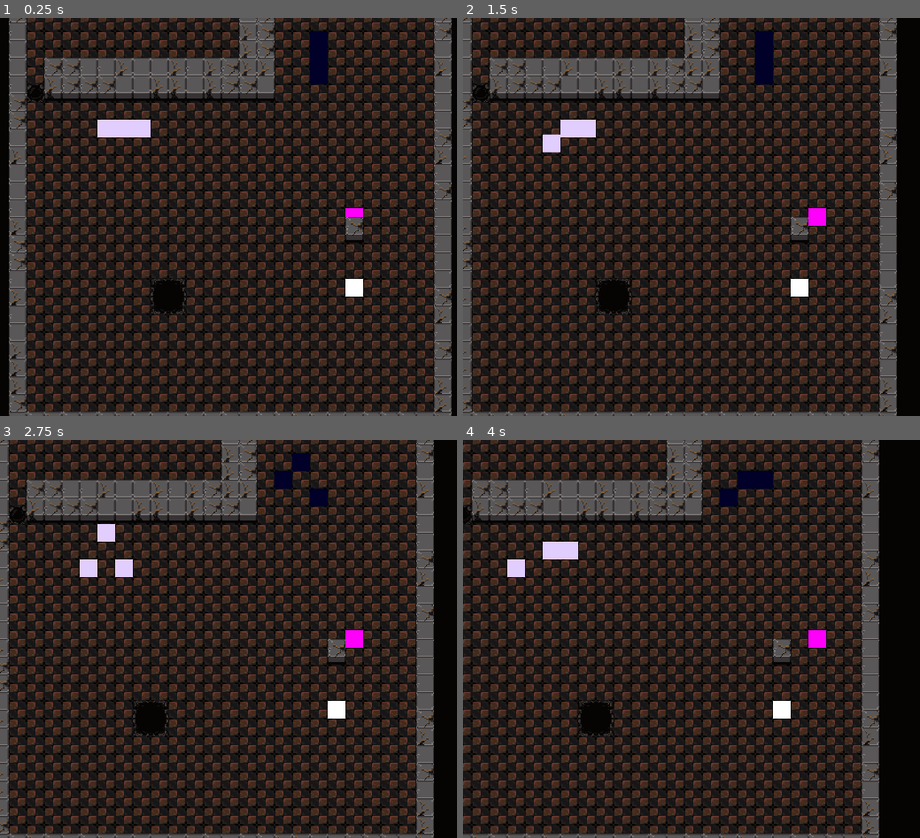
Above: before the commit, frames 1-4 (two rows, left to right).
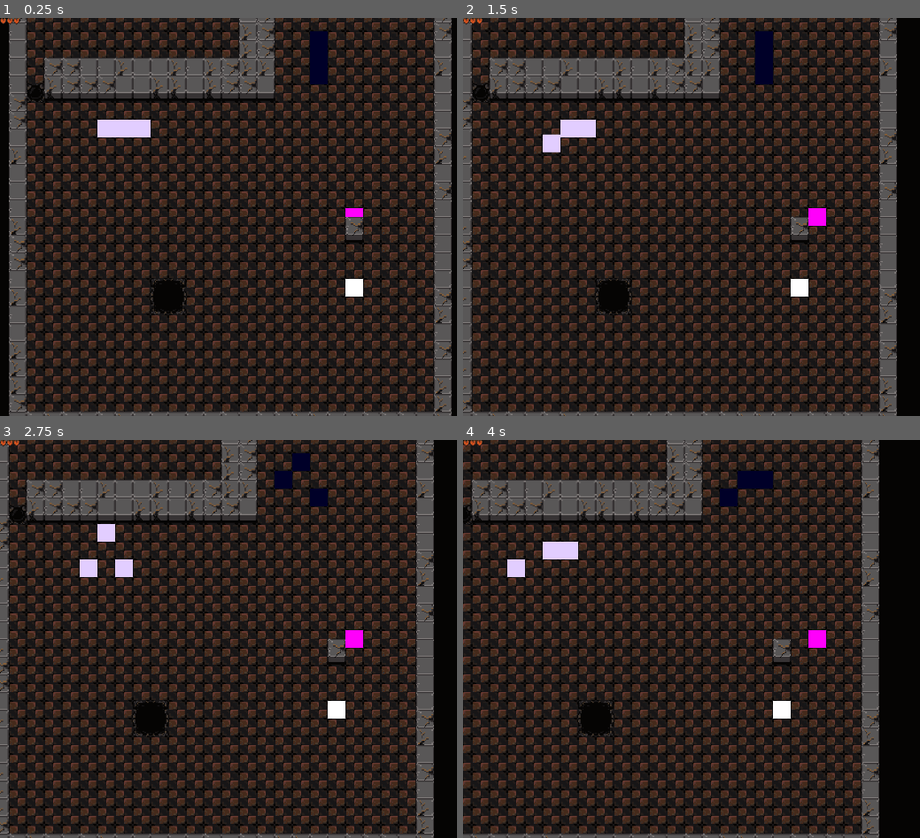
Above: after the commit, the same moments.

Repository: impstudio2024/Brackeys2024-2
Game: Godot game, scene res://Scenes/map.tscn
Same seed, same stepped clock (60 frames per second), same inputs: the game is played once before the commit and once after it.
Inputs (mouse positions are in pixels of both pictures, inside the frame that each line leads up to):
- Up to frame 1 (0.25 s): no input
- Up to frame 2 (1.5 s): tap Enter (ui_accept) at 0.5, 0.77, 1.25 s; move the mouse to (outside the picture) at 0.52 s; hold D (move_right) 0.53-1.28 s; hold F 0.53-1.28 s; click (outside the picture) at 0.67 s; move the mouse to (677, 236) at 1.27 s; hold S (down) from 1.28 s (still down); tap Space at 1.35 s
- Up to frame 3 (2.75 s): tap Enter (ui_accept) at 1.52 s; move the mouse to (425, 551) at 2.02 s; release S (down) at 2.03 s; hold D (move_right) from 2.03 s (still down); hold F from 2.03 s (still down)
- Up to frame 4 (4 s): tap Enter (ui_accept) at 2.75, 3.02, 3.77 s; move the mouse to (782, 718) at 2.77 s; release D (move_right) at 2.78 s; release F at 2.78 s; hold W (move_up) 2.78-3.53 s; tap Space at 2.85 s; click (782, 718) at 2.92 s; move the mouse to (outside the picture) at 3.52 s; hold A (move_left) from 3.53 s (still down); hold F from 3.53 s (still down)

The runs differ from the first frame. In frame 1, less than 0.1% of the frame differs, in the area x 0-5%, y 0-2%; in frame 2, less than 0.1%; in frame 3, less than 0.1%; in frame 4, less than 0.1%.

Commit message:
Attach heart texture to TextureRect

Diff:
--- a/brackeys-2024-2/Scenes/player.tscn
+++ b/brackeys-2024-2/Scenes/player.tscn
@@ -6,6 +6,7 @@
 [ext_resource type="Script" path="res://addons/phantom_camera/scripts/phantom_camera/phantom_camera_2d.gd" id="4_o5f32"]
 [ext_resource type="Script" path="res://addons/phantom_camera/scripts/resources/tween_resource.gd" id="5_vd02h"]
 [ext_resource type="PackedScene" uid="uid://ds0bt5ldghwv" path="res://Scenes/Weapons/fists.tscn" id="6_hnltd"]
+[ext_resource type="Texture2D" uid="uid://bqrntxogj0edf" path="res://Assets/fullheart.png" id="7_sflty"]
 
 [sub_resource type="AtlasTexture" id="AtlasTexture_m7ajh"]
 atlas = ExtResource("3_pest1")
@@ -73,5 +74,7 @@
 
 [node name="Hearts" type="TextureRect" parent="UI/Life" index="0"]
 layout_mode = 0
-offset_right = 40.0
-offset_bottom = 40.0
+offset_right = 55.0
+offset_bottom = 18.0
+texture = ExtResource("7_sflty")
+stretch_mode = 1
Not shown: 1 places in brackeys-2024-2/Scenes/player.tscn that only renumber resources
